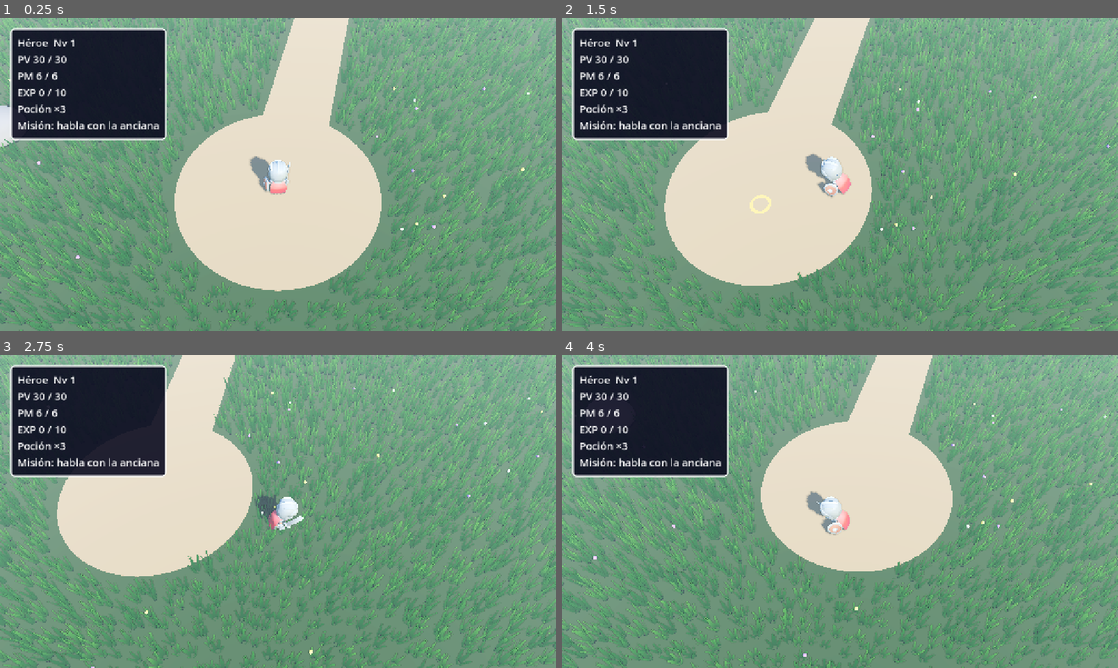
Above: before the commit, frames 1-4 (two rows, left to right).
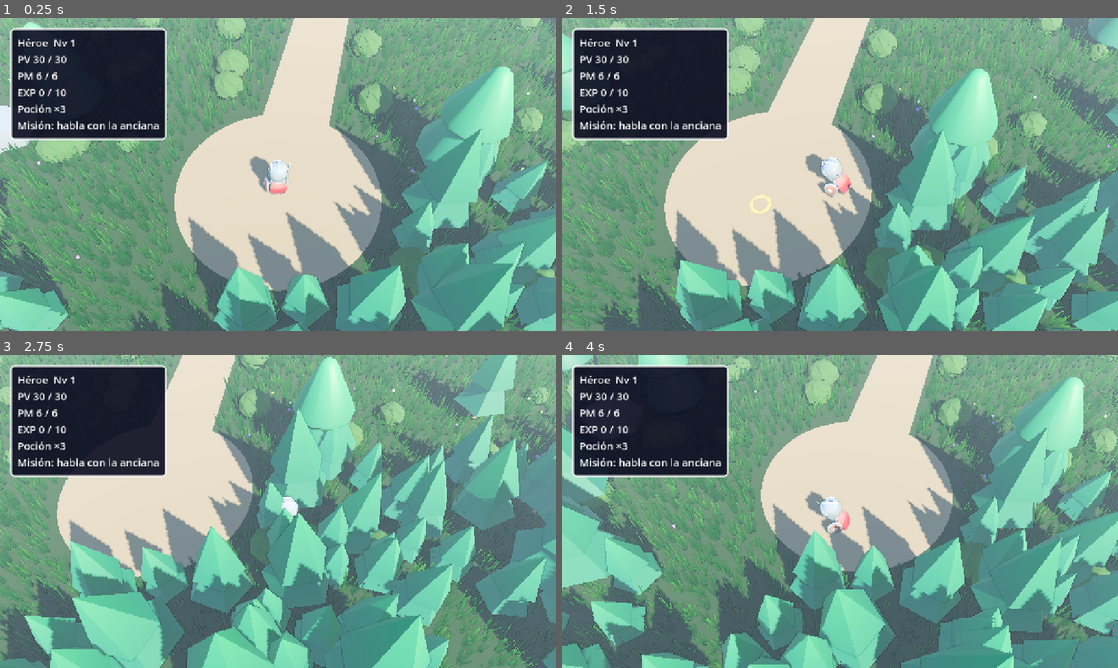
Above: after the commit, the same moments.

Repository: apergas/rpg-turnos
Game: Godot game, scene res://scenes/game/game.tscn
The game is run twice, just before and just after one commit, with the same random seed, the same clock (stepped at 60 frames per second) and the same inputs.
Inputs (mouse positions are in pixels of both pictures, inside the frame that each line leads up to):
- Up to frame 1 (0.25 s): no input
- Up to frame 2 (1.5 s): tap Enter (ui_accept) at 0.5, 0.77 s; move the mouse to (962, 158) at 0.52 s; hold D 0.53-1.25 s; click (962, 158) at 0.67 s; drag from (728, 190) to (812, 237) at 1.27 s
- Up to frame 3 (2.75 s): move the mouse to (333, 442) at 2.02 s; hold D from 2.03 s (still down)
- Up to frame 4 (4 s): release D at 2.75 s; drag from (812, 574) to (673, 464) at 2.77 s; move the mouse to (1006, 558) at 3.52 s; hold A from 3.53 s (still down); tap Enter (ui_accept) at 3.77 s

The runs differ from the first frame. In frame 1, 37% of the frame differs, in the area x 0-100%, y 0-100%; in frame 2, 42%; in frame 3, 56%; in frame 4, 52%.

Commit message:
Build the village, rocks, trees and bushes from low-poly models

Diff:
--- a/scripts/battle/battle_stage.gd
+++ b/scripts/battle/battle_stage.gd
@@ -1,21 +1,56 @@
 class_name BattleStage extends RefCounted
-## Builds the battle backdrop from primitives: sky, warm sun, fog, grass field with
-## tall grass (Vegetation) around the fighters, dirt path, rocks and distant hills. The
-## environment and mesh helpers are shared with WorldStage.
+## Builds the battle backdrop: sky, warm sun, fog, grass field with tall grass
+## (Vegetation) around the fighters, dirt path, low-poly rocks, trees and bushes, and
+## distant hills. The environment, the mesh and model helpers and the rock and tree
+## models are shared with WorldStage.
 
 const GRASS := Color(0.32, 0.55, 0.22)
 const DIRT := Color(0.62, 0.5, 0.34)
-const ROCK := Color(0.5, 0.5, 0.52)
 const HILL := Color(0.27, 0.47, 0.22)
 const HAZE := Color(0.78, 0.84, 0.92)
 
-## [position, scale] of each rock (unit spheres).
+## KayKit Medieval Hexagon rocks A to E (index used by the ROCKS tables).
+const ROCK_SCENES: Array[PackedScene] = [
+	preload("res://assets/medieval/rock_single_A.gltf"),
+	preload("res://assets/medieval/rock_single_B.gltf"),
+	preload("res://assets/medieval/rock_single_C.gltf"),
+	preload("res://assets/medieval/rock_single_D.gltf"),
+	preload("res://assets/medieval/rock_single_E.gltf"),
+]
+## Half the widest side of each rock model at scale 1 (measured AABBs), in metres.
+const ROCK_RADII: Array[float] = [0.15, 0.145, 0.175, 0.145, 0.245]
+## Single tree A, single tree B and a clump of trees (index used by the TREES tables).
+const TREE_SCENES: Array[PackedScene] = [
+	preload("res://assets/medieval/tree_single_A.gltf"),
+	preload("res://assets/medieval/tree_single_B.gltf"),
+	preload("res://assets/medieval/trees_A_medium.gltf"),
+]
+## [position, rock model, scale, yaw in degrees] of each rock.
 const ROCKS := [
-	[Vector3(-5.5, 0.3, -6.0), Vector3(1.2, 0.8, 1.0)],
-	[Vector3(4.5, 0.4, -8.0), Vector3(1.6, 1.1, 1.3)],
-	[Vector3(6.5, 0.2, -2.5), Vector3(0.8, 0.5, 0.7)],
-	[Vector3(-7.0, 0.5, -12.0), Vector3(2.0, 1.4, 1.6)],
-	[Vector3(2.5, 0.15, -4.5), Vector3(0.5, 0.35, 0.45)],
+	[Vector3(-5.5, 0, -6.0), 2, 7.0, 30.0],
+	[Vector3(4.5, 0, -8.0), 4, 8.0, 110.0],
+	[Vector3(6.5, 0, -2.5), 1, 5.0, 200.0],
+	[Vector3(-7.0, 0, -12.0), 4, 10.0, 250.0],
+	[Vector3(2.5, 0, -4.5), 0, 4.0, 80.0],
+]
+## [position, tree model, scale, yaw in degrees] of each tree, behind the fighters.
+const TREES := [
+	[Vector3(-10, 0, -15), 0, 4.0, 20.0],
+	[Vector3(-14, 0, -7), 1, 4.2, 70.0],
+	[Vector3(11, 0, -17), 2, 4.0, 0.0],
+	[Vector3(15, 0, -8), 0, 3.8, 140.0],
+	[Vector3(-4, 0, -21), 2, 4.5, 200.0],
+	[Vector3(4, 0, -24), 1, 4.4, 300.0],
+	[Vector3(-18, 0, -18), 2, 4.0, 90.0],
+]
+## [position, scale] of each bush.
+const BUSHES := [
+	[Vector3(-4.5, 0, -3.5), 0.9],
+	[Vector3(5.0, 0, -5.5), 0.8],
+	[Vector3(-8.5, 0, -9.0), 1.1],
+	[Vector3(8.5, 0, -11.0), 1.0],
+	[Vector3(1.0, 0, -12.5), 0.9],
+	[Vector3(-6.0, 0, 1.0), 0.8],
 ]
 ## [position, scale] of each hill (unit spheres, half buried).
 const HILLS := [
@@ -47,7 +82,14 @@
 	add_mesh(root, path, DIRT, PATH_CENTER + Vector3(0, 0.01, 0), Vector3.ONE,
 		Vector3(0, PATH_YAW_DEG, 0))
 	for rock in ROCKS:
-		add_mesh(root, unit_sphere(), ROCK, rock[0], rock[1])
+		add_model(root, ROCK_SCENES[rock[1]], rock[0], rock[2], rock[3])
+	for tree in TREES:
+		add_model(root, TREE_SCENES[tree[1]], tree[0], tree[2], tree[3])
+	var bushes: Array[Transform3D] = []
+	for i in BUSHES.size():
+		bushes.append(Transform3D(Basis(Vector3.UP, i * 0.8).scaled(Vector3.ONE * BUSHES[i][1]),
+			BUSHES[i][0]))
+	LowPoly.add_multimesh(root, LowPoly.bush_mesh(), bushes)
 	for hill in HILLS:
 		add_mesh(root, unit_sphere(), HILL, hill[0], hill[1])
 	Vegetation.build(root, GRASS_AREA, _is_grass_free, GRASS_SEED)
@@ -74,6 +116,36 @@
 	return mi
 
 
+## An imported model (its own materials) standing at pos, scaled evenly and turned
+## yaw_deg around Y.
+static func add_model(root: Node3D, scene: PackedScene, pos: Vector3, scl: float, \
+		yaw_deg := 0.0) -> Node3D:
+	var model: Node3D = scene.instantiate()
+	model.position = pos
+	model.scale = Vector3.ONE * scl
+	model.rotation_degrees = Vector3(0, yaw_deg, 0)
+	root.add_child(model)
+	return model
+
+
+## The mesh of a single-mesh model (the Medieval Hexagon ones), for MultiMeshes.
+static func scene_mesh(scene: PackedScene) -> Mesh:
+	var model := scene.instantiate()
+	var mesh := (model.get_child(0) as MeshInstance3D).mesh
+	model.free()
+	return mesh
+
+
+## Bounds of a single-mesh model at scale 1, in its own axes.
+static func model_aabb(model: Node3D) -> AABB:
+	return (model.get_child(0) as MeshInstance3D).get_aabb()
+
+
+## Footprint radius of a [position, rock model, scale, yaw] entry.
+static func rock_radius(rock: Array) -> float:
+	return ROCK_RADII[rock[1]] * rock[2]
+
+
 static func unit_sphere() -> SphereMesh:
 	var mesh := SphereMesh.new()
 	mesh.radius = 1.0
@@ -91,8 +163,7 @@
 			and absf(local.z) < PATH_SIZE.y / 2.0 + GRASS_MARGIN:
 		return false
 	for rock in ROCKS:
-		var scl: Vector3 = rock[1]
-		if p.distance_to(Vector2(rock[0].x, rock[0].z)) < maxf(scl.x, scl.z) + GRASS_MARGIN:
+		if p.distance_to(Vector2(rock[0].x, rock[0].z)) < rock_radius(rock) + GRASS_MARGIN:
 			return false
 	return true
 
--- a/scripts/world/world_stage.gd
+++ b/scripts/world/world_stage.gd
@@ -1,8 +1,9 @@
 class_name WorldStage extends RefCounted
-## Builds the world map from primitives: a 60 x 60 m field of tall grass (Vegetation)
-## with a bare dirt path from the spawn point (south) to the village of Villaclaro in a
-## clearing (north), rocks and invisible walls with collision, and hills outside the
-## field. Same sky and sun as battles.
+## Builds the world map: a 60 x 60 m field of tall grass (Vegetation) with a bare dirt
+## path from the spawn point (south) to the village of Villaclaro in a clearing
+## (north), low-poly houses, well and rocks with hand-made colliders, trees (denser
+## toward the edges, with trunk colliders) and bushes scattered with fixed seeds,
+## invisible walls, and hills outside the field. Same sky and sun as battles.
 
 const FIELD_HALF := 30.0
 const SPAWN_POS := Vector3(0, 0, 26)
@@ -21,18 +22,18 @@
 ## Where the old woman stands and where the Rey Slime waits once the quest unlocks it.
 const NPC_POS := Vector3(-2.5, 0, -20)
 const BOSS_POS := Vector3(0, 0, -27.5)
-## [position, yaw in degrees] of each village house; the yaw turns the door to the clearing.
+const HOUSE_A := preload("res://assets/medieval/building_home_A_red.gltf")
+const HOUSE_B := preload("res://assets/medieval/building_home_B_red.gltf")
+const WELL := preload("res://assets/medieval/building_well_red.gltf")
+## The Medieval Hexagon buildings are miniatures (a house is 0.8 m wide, 0.9 m tall).
+const BUILDING_SCALE := 3.5
+## [position, yaw in degrees, model] of each village house. The door is on the model's
+## +Z side; the yaw turns it to the clearing.
 const HOUSES := [
-	[Vector3(-5.5, 0, -25), 60.0],
-	[Vector3(5.5, 0, -25), -60.0],
+	[Vector3(-5.5, 0, -25), 60.0, HOUSE_A],
+	[Vector3(5.5, 0, -25), -60.0, HOUSE_B],
 ]
-const HOUSE_SIZE := Vector3(3, 2.5, 3)
 const WELL_POS := Vector3(4.5, 0, -19)
-const WELL_RADIUS := 0.8
-const WALL_COLOR := Color(0.93, 0.87, 0.72)
-const ROOF_COLOR := Color(0.72, 0.2, 0.15)
-const DOOR_COLOR := Color(0.4, 0.25, 0.12)
-const WATER_COLOR := Color(0.2, 0.4, 0.8)
 ## Corners of the dirt path, from the spawn point to the clearing.
 const PATH_POINTS: Array[Vector3] = [
 	Vector3(0, 0, 26),
@@ -41,20 +42,47 @@
 	Vector3(2, 0, -12),
 	Vector3(0, 0, -22),
 ]
-## [position, scale] of each rock (unit spheres, half buried), kept off the path
-## and off the autoplay route.
+## [position, rock model (BattleStage.ROCK_SCENES), scale, yaw in degrees] of each
+## rock, kept off the path and off the autoplay route.
 const ROCKS := [
-	[Vector3(-20, 0.4, -16), Vector3(1.4, 1.0, 1.2)],
-	[Vector3(-22, 0.5, 14), Vector3(1.8, 1.2, 1.5)],
-	[Vector3(18, 0.4, -18), Vector3(1.5, 1.0, 1.3)],
-	[Vector3(22, 0.6, 16), Vector3(2.0, 1.4, 1.6)],
-	[Vector3(-10, 0.3, -18), Vector3(1.0, 0.7, 0.9)],
-	[Vector3(12, 0.4, -20), Vector3(1.3, 0.9, 1.1)],
-	[Vector3(-12, 0.3, 23), Vector3(1.1, 0.8, 1.0)],
-	[Vector3(24, 0.5, 0), Vector3(1.6, 1.1, 1.4)],
-	[Vector3(-24, 0.4, -2), Vector3(1.5, 1.0, 1.2)],
-	[Vector3(7, 0.3, -15), Vector3(0.9, 0.6, 0.8)],
+	[Vector3(-20, 0, -16), 2, 8.0, 15.0],
+	[Vector3(-22, 0, 14), 4, 9.0, 60.0],
+	[Vector3(18, 0, -18), 3, 9.0, 130.0],
+	[Vector3(22, 0, 16), 4, 10.0, 200.0],
+	[Vector3(-10, 0, -18), 1, 8.0, 290.0],
+	[Vector3(12, 0, -20), 2, 9.0, 80.0],
+	[Vector3(-12, 0, 23), 0, 10.0, 170.0],
+	[Vector3(24, 0, 0), 3, 10.0, 240.0],
+	[Vector3(-24, 0, -2), 2, 10.0, 320.0],
+	[Vector3(7, 0, -15), 1, 7.0, 45.0],
 ]
+## Trees: TREE_TRIES random spots over a square of TREE_AREA_HALF with a fixed seed. A
+## spot is kept with a chance that rises from TREE_CENTER_CHANCE (up to TREE_RISE_FROM
+## from the centre) to 1 at the field's edge, and only if it is clear of the path, the
+## autoplay route, the rocks and the other trees.
+const TREE_SEED := 23
+const TREE_TRIES := 600
+const TREE_AREA_HALF := 36.0
+const TREE_CENTER_CHANCE := 0.05
+const TREE_RISE_FROM := 8.0
+const TREE_SPACING := 3.2
+const TREE_PATH_MARGIN := 3.0
+const TREE_ROUTE_MARGIN := 2.5
+const TREE_ROCK_MARGIN := 1.5
+const TREE_SCALE := Vector2(3.6, 4.4)
+## Past this distance from the centre (largest of |x| and |z|) trees are clumps.
+const CLUMP_FROM := 27.0
+## Colliders (only inside the walls): a trunk for single trees, a wider one for clumps.
+const TRUNK_RADIUS := 0.35
+const CLUMP_RADIUS := 2.0
+const TREE_COLLIDER_HEIGHT := 3.0
+## Bushes: BUSH_TRIES random spots inside the walls with a fixed seed, kept off the path
+## and the rocks. They have no collider; the hero walks through them like the grass.
+const BUSH_SEED := 31
+const BUSH_TRIES := 220
+const BUSH_SCALE := Vector2(0.7, 1.2)
+const BUSH_PATH_MARGIN := 0.8
+const BUSH_ROCK_MARGIN := 0.6
 ## [position, scale] of each hill (unit spheres, half buried) around the field.
 const HILLS := [
 	[Vector3(-40, -5, -42), Vector3(22, 10, 22)],
@@ -74,8 +102,10 @@
 	_add_ground(root)
 	_add_path(root)
 	for rock in ROCKS:
-		_add_rock(root, rock[0], rock[1])
+		_add_solid_model(root, BattleStage.ROCK_SCENES[rock[1]], rock[0], rock[2], rock[3])
 	_add_village(root)
+	_add_trees(root)
+	_add_bushes(root)
 	for hill in HILLS:
 		BattleStage.add_mesh(root, BattleStage.unit_sphere(), BattleStage.HILL, hill[0], hill[1])
 	_add_walls(root)
@@ -104,13 +134,7 @@
 static func is_grass_free(pos: Vector3) -> bool:
 	if is_on_path(pos, GRASS_PATH_MARGIN):
 		return false
-	var p := Vector2(pos.x, pos.z)
-	for rock in ROCKS:
-		var scl: Vector3 = rock[1]
-		var center := Vector2(rock[0].x, rock[0].z)
-		if p.distance_to(center) < maxf(scl.x, scl.z) + GRASS_ROCK_MARGIN:
-			return false
-	return true
+	return not _near_rock(pos, GRASS_ROCK_MARGIN)
 
 
 ## Upright cylinder collider standing on the ground, for village props and figures.
@@ -160,58 +184,117 @@
 	BattleStage.add_mesh(root, mesh, BattleStage.DIRT, center + Vector3(0, 0.01, 0))
 
 
-static func _add_rock(root: Node3D, pos: Vector3, scl: Vector3) -> void:
+## An imported model on a static body, with a box collider fitted to its mesh (the
+## free models bring no collision of their own).
+static func _add_solid_model(root: Node3D, scene: PackedScene, pos: Vector3, scl: float, \
+		yaw_deg: float) -> void:
 	var body := StaticBody3D.new()
 	body.position = pos
+	body.rotation_degrees = Vector3(0, yaw_deg, 0)
 	root.add_child(body)
-	BattleStage.add_mesh(body, BattleStage.unit_sphere(), BattleStage.ROCK, Vector3.ZERO, scl)
-	# Box collider instead of a scaled sphere: physics shapes must not be scaled.
+	var model := BattleStage.add_model(body, scene, Vector3.ZERO, scl)
+	var bounds := BattleStage.model_aabb(model)
 	var box := BoxShape3D.new()
-	box.size = scl * 1.6
+	box.size = bounds.size * scl
 	var shape := CollisionShape3D.new()
 	shape.shape = box
+	shape.position = bounds.get_center() * scl
 	body.add_child(shape)
 
 
 static func _add_village(root: Node3D) -> void:
 	for house in HOUSES:
-		_add_house(root, house[0], house[1])
-	var well := StaticBody3D.new()
-	well.position = WELL_POS
-	root.add_child(well)
-	var stone := CylinderMesh.new()
-	stone.top_radius = WELL_RADIUS
-	stone.bottom_radius = WELL_RADIUS
-	stone.height = 0.8
-	BattleStage.add_mesh(well, stone, BattleStage.ROCK, Vector3(0, 0.4, 0))
-	var water := CylinderMesh.new()
-	water.top_radius = WELL_RADIUS - 0.2
-	water.bottom_radius = WELL_RADIUS - 0.2
-	water.height = 0.02
-	BattleStage.add_mesh(well, water, WATER_COLOR, Vector3(0, 0.8, 0))
-	add_cylinder_shape(well, WELL_RADIUS, 0.8)
-
-
-static func _add_house(root: Node3D, pos: Vector3, yaw: float) -> void:
-	var body := StaticBody3D.new()
-	body.position = pos
-	body.rotation_degrees = Vector3(0, yaw, 0)
-	root.add_child(body)
-	var walls := BoxMesh.new()
-	walls.size = HOUSE_SIZE
-	BattleStage.add_mesh(body, walls, WALL_COLOR, Vector3(0, HOUSE_SIZE.y / 2.0, 0))
-	var roof := PrismMesh.new()
-	roof.size = Vector3(HOUSE_SIZE.x + 0.4, 1.4, HOUSE_SIZE.z + 0.4)
-	BattleStage.add_mesh(body, roof, ROOF_COLOR, Vector3(0, HOUSE_SIZE.y + 0.7, 0))
-	var door := BoxMesh.new()
-	door.size = Vector3(0.8, 1.4, 0.05)
-	BattleStage.add_mesh(body, door, DOOR_COLOR, Vector3(0, 0.7, HOUSE_SIZE.z / 2.0 + 0.03))
-	var box := BoxShape3D.new()
-	box.size = HOUSE_SIZE
-	var shape := CollisionShape3D.new()
-	shape.shape = box
-	shape.position = Vector3(0, HOUSE_SIZE.y / 2.0, 0)
-	body.add_child(shape)
+		_add_solid_model(root, house[2], house[0], BUILDING_SCALE, house[1])
+	_add_solid_model(root, WELL, WELL_POS, BUILDING_SCALE, 0.0)
+
+
+static func _add_trees(root: Node3D) -> void:
+	var rng := RandomNumberGenerator.new()
+	rng.seed = TREE_SEED
+	var placed: Array[Vector2] = []
+	var single_a: Array[Transform3D] = []
+	var single_b: Array[Transform3D] = []
+	var clumps: Array[Transform3D] = []
+	for i in TREE_TRIES:
+		# Every roll is made even for spots left out, so the layout stays stable.
+		var pos := Vector3(rng.randf_range(-TREE_AREA_HALF, TREE_AREA_HALF), 0.0,
+			rng.randf_range(-TREE_AREA_HALF, TREE_AREA_HALF))
+		var roll := rng.randf()
+		var yaw := rng.randf() * TAU
+		var scl := rng.randf_range(TREE_SCALE.x, TREE_SCALE.y)
+		var use_a := rng.randf() < 0.5
+		var edge := maxf(absf(pos.x), absf(pos.z))
+		var rise := clampf((edge - TREE_RISE_FROM) / (FIELD_HALF - TREE_RISE_FROM), 0.0, 1.0)
+		if roll > lerpf(TREE_CENTER_CHANCE, 1.0, rise) or not _tree_fits(pos, placed):
+			continue
+		placed.append(Vector2(pos.x, pos.z))
+		var xform := Transform3D(Basis(Vector3.UP, yaw).scaled(Vector3.ONE * scl), pos)
+		var clump := edge > CLUMP_FROM
+		if clump:
+			clumps.append(xform)
+		elif use_a:
+			single_a.append(xform)
+		else:
+			single_b.append(xform)
+		if edge < FIELD_HALF:
+			var body := StaticBody3D.new()
+			body.position = pos
+			root.add_child(body)
+			add_cylinder_shape(body, CLUMP_RADIUS if clump else TRUNK_RADIUS,
+				TREE_COLLIDER_HEIGHT)
+	LowPoly.add_multimesh(root, BattleStage.scene_mesh(BattleStage.TREE_SCENES[0]), single_a)
+	LowPoly.add_multimesh(root, BattleStage.scene_mesh(BattleStage.TREE_SCENES[1]), single_b)
+	LowPoly.add_multimesh(root, BattleStage.scene_mesh(BattleStage.TREE_SCENES[2]), clumps)
+
+
+static func _tree_fits(pos: Vector3, placed: Array[Vector2]) -> bool:
+	if is_on_path(pos, TREE_PATH_MARGIN) or _near_route(pos, TREE_ROUTE_MARGIN):
+		return false
+	if _near_rock(pos, TREE_ROCK_MARGIN):
+		return false
+	var p := Vector2(pos.x, pos.z)
+	for other in placed:
+		if p.distance_to(other) < TREE_SPACING:
+			return false
+	return true
+
+
+static func _add_bushes(root: Node3D) -> void:
+	var rng := RandomNumberGenerator.new()
+	rng.seed = BUSH_SEED
+	var bushes: Array[Transform3D] = []
+	for i in BUSH_TRIES:
+		var pos := Vector3(rng.randf_range(-FIELD_HALF, FIELD_HALF), 0.0,
+			rng.randf_range(-FIELD_HALF, FIELD_HALF))
+		var yaw := rng.randf() * TAU
+		var scl := rng.randf_range(BUSH_SCALE.x, BUSH_SCALE.y)
+		if is_on_path(pos, BUSH_PATH_MARGIN) or _near_rock(pos, BUSH_ROCK_MARGIN):
+			continue
+		bushes.append(Transform3D(Basis(Vector3.UP, yaw).scaled(Vector3.ONE * scl), pos))
+	LowPoly.add_multimesh(root, LowPoly.bush_mesh(), bushes)
+
+
+## True within margin of a rock's footprint.
+static func _near_rock(pos: Vector3, margin: float) -> bool:
+	var p := Vector2(pos.x, pos.z)
+	for rock in ROCKS:
+		var center := Vector2(rock[0].x, rock[0].z)
+		if p.distance_to(center) < BattleStage.rock_radius(rock) + margin:
+			return true
+	return false
+
+
+## True within margin of the loop Player walks on --autoplay, so no tree blocks it.
+static func _near_route(pos: Vector3, margin: float) -> bool:
+	var p := Vector2(pos.x, pos.z)
+	var route := Player.AUTOPLAY_ROUTE
+	for i in route.size():
+		var a := Vector2(route[i].x, route[i].z)
+		var next := route[(i + 1) % route.size()]
+		var b := Vector2(next.x, next.z)
+		if p.distance_to(Geometry2D.get_closest_point_to_segment(p, a, b)) < margin:
+			return true
+	return false
 
 
 static func _add_walls(root: Node3D) -> void:
